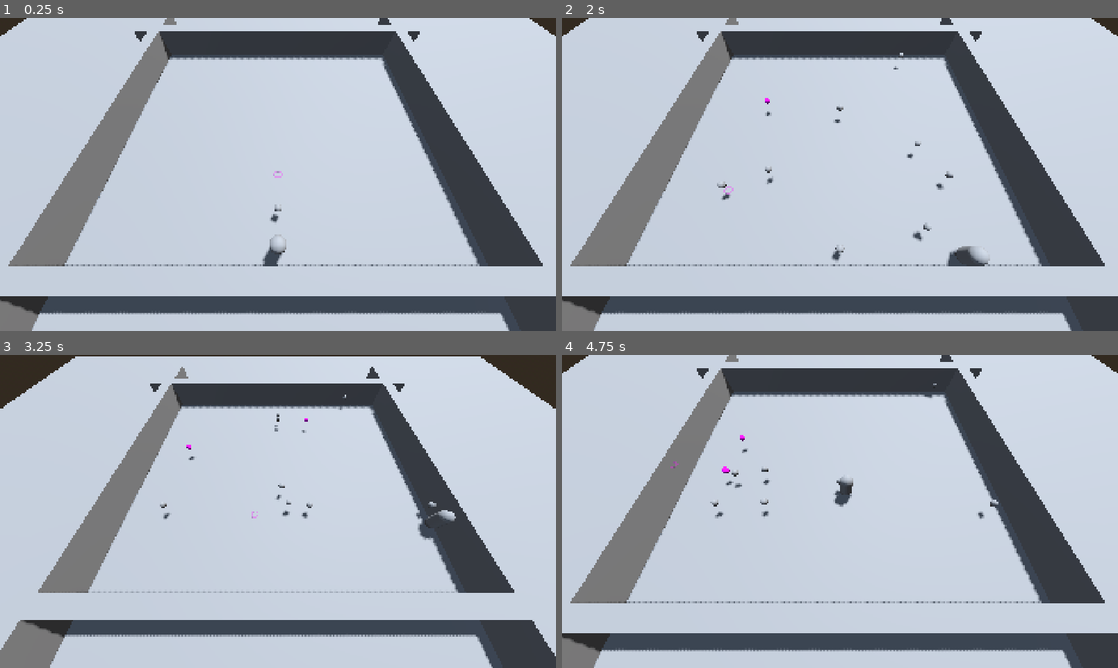
Above: before the commit, frames 1-4 (two rows, left to right).
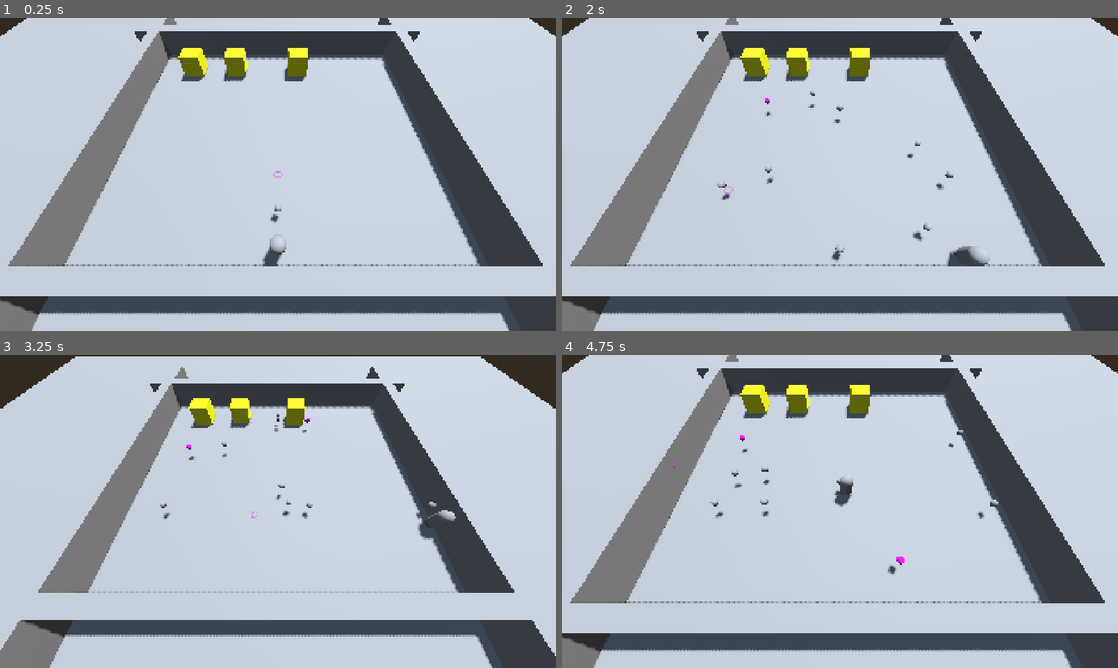
Above: after the commit, the same moments.

Repository: AndyDalaimo/godot_polymorphism_example
Game: Godot game, scene res://scenes/main.tscn
Same seed, same stepped clock (60 frames per second), same inputs: the game is played once before the commit and once after it.
Inputs (mouse positions are in pixels of both pictures, inside the frame that each line leads up to):
- Up to frame 1 (0.25 s): no input
- Up to frame 2 (2 s): tap Enter (ui_accept) at 0.5, 0.77, 1.52 s; move the mouse to (962, 158) at 0.52 s; hold D (Right) 0.53-1.28 s; hold Mouse wheel down (CameraZoomDown) 0.53-1.28 s; click (962, 158) at 0.67 s; move the mouse to (728, 190) at 1.27 s; hold S (Down) from 1.28 s (still down); tap Mouse wheel up (CameraZoomUp) at 1.35 s
- Up to frame 3 (3.25 s): move the mouse to (333, 442) at 2.02 s; release S (Down) at 2.03 s; hold D (Right) 2.03-2.78 s; hold Space (Shoot) 2.03-2.78 s; move the mouse to (250, 574) at 2.77 s; hold W (Up) from 2.78 s (still down); tap Mouse wheel down (CameraZoomDown) at 2.85 s; click (250, 574) at 2.92 s; tap Enter (ui_accept) at 3.02 s
- Up to frame 4 (4.75 s): move the mouse to (1006, 558) at 3.52 s; release W (Up) at 3.53 s; hold Mouse wheel up (CameraZoomUp) 3.53-4.28 s; hold A (Left) from 3.53 s (still down); tap Enter (ui_accept) at 3.77, 4.52 s; move the mouse to (673, 464) at 4.27 s; tap Space (Shoot) at 4.35 s

The runs differ from the first frame. In frame 1, 1.3% of the frame differs, in the area x 32-56%, y 9-21%; in frame 2, 1.3%; in frame 3, 1.1%; in frame 4, 1.4%, in the area x 28-73%, y 9-71%.

Commit message:
Enemy class
Things done:
Health and collision set up for damage

Diff:
--- a/polymorphism-example/project.godot
+++ b/polymorphism-example/project.godot
@@ -76,6 +76,7 @@
 3d_physics/layer_2="Bounds"
 3d_physics/layer_3="Layer 3"
 3d_physics/layer_4="Player"
+3d_physics/layer_5="enemy"
 
 [physics]
 
--- /dev/null
+++ b/polymorphism-example/scenes/enemies/enemy/enemy.tscn
@@ -0,0 +1,39 @@
+[gd_scene format=3 uid="uid://bv6sckggd6l8p"]
+
+[ext_resource type="Script" uid="uid://k88insr8w1ba" path="res://src/enemy.gd" id="1_jlgdt"]
+
+[sub_resource type="BoxMesh" id="BoxMesh_1unhx"]
+size = Vector3(2, 2, 2)
+
+[sub_resource type="StandardMaterial3D" id="StandardMaterial3D_1unhx"]
+albedo_color = Color(1, 1, 0, 1)
+
+[sub_resource type="PhysicsMaterial" id="PhysicsMaterial_1unhx"]
+bounce = 1.2
+
+[sub_resource type="BoxShape3D" id="BoxShape3D_7ytu1"]
+size = Vector3(1.9, 1.9, 1.9)
+
+[sub_resource type="BoxShape3D" id="BoxShape3D_jlgdt"]
+size = Vector3(2.5, 2.5, 2.5)
+
+[node name="Enemy" type="MeshInstance3D" unique_id=195267312]
+mesh = SubResource("BoxMesh_1unhx")
+surface_material_override/0 = SubResource("StandardMaterial3D_1unhx")
+script = ExtResource("1_jlgdt")
+
+[node name="StaticBody3D" type="StaticBody3D" parent="." unique_id=828340360]
+collision_layer = 17
+physics_material_override = SubResource("PhysicsMaterial_1unhx")
+
+[node name="CollisionShape3D" type="CollisionShape3D" parent="StaticBody3D" unique_id=1028938486]
+shape = SubResource("BoxShape3D_7ytu1")
+
+[node name="EnemyCollision" type="Area3D" parent="." unique_id=1014296711]
+collision_layer = 16
+collision_mask = 5
+
+[node name="CollisionShape3D" type="CollisionShape3D" parent="EnemyCollision" unique_id=1477301108]
+shape = SubResource("BoxShape3D_jlgdt")
+
+[connection signal="body_entered" from="EnemyCollision" to="." method="_on_enemy_collision_body_entered"]
--- a/polymorphism-example/scenes/main.tscn
+++ b/polymorphism-example/scenes/main.tscn
@@ -4,6 +4,7 @@
 [ext_resource type="Script" uid="uid://dsbajg1xxa38p" path="res://scenes/player/camera_controller.gd" id="1_sugp2"]
 [ext_resource type="PackedScene" uid="uid://dpcvulalpx3fb" path="res://scenes/world_items/Balls/ball.tscn" id="2_0wfyh"]
 [ext_resource type="PackedScene" uid="uid://btb8jslpn81or" path="res://scenes/world_items/Balls/SpecialBalls/SpecialBall.tscn" id="4_jyhfs"]
+[ext_resource type="PackedScene" uid="uid://bv6sckggd6l8p" path="res://scenes/enemies/enemy/enemy.tscn" id="5_tbgi4"]
 
 [sub_resource type="ProceduralSkyMaterial" id="ProceduralSkyMaterial_sgp6g"]
 
@@ -142,3 +143,12 @@
 transform = Transform3D(1, 0, 0, 0, 0.99999994, 0, 0, 0, 0.99999994, 0, 0, 0)
 mesh = SubResource("TorusMesh_sugp2")
 surface_material_override/0 = SubResource("StandardMaterial3D_jyhfs")
+
+[node name="Enemy" parent="." unique_id=161293638 instance=ExtResource("5_tbgi4")]
+transform = Transform3D(1, 0, 0, 0, 1, 0, 0, 0, 1, -9.180298, 0.9176421, -18.551208)
+
+[node name="Enemy2" parent="." unique_id=1677771705 instance=ExtResource("5_tbgi4")]
+transform = Transform3D(1, 0, 0, 0, 1, 0, 0, 0, 1, -4.539257, 0.9176431, -18.600569)
+
+[node name="Enemy3" parent="." unique_id=707012871 instance=ExtResource("5_tbgi4")]
+transform = Transform3D(1, 0, 0, 0, 1, 0, 0, 0, 1, 2.1434767, 0.9176421, -18.544086)
--- a/polymorphism-example/scenes/world_items/Balls/ball.tscn
+++ b/polymorphism-example/scenes/world_items/Balls/ball.tscn
@@ -11,7 +11,7 @@
 
 [node name="Ball" type="RigidBody3D" unique_id=833958440]
 collision_layer = 4
-collision_mask = 9
+collision_mask = 25
 axis_lock_linear_y = true
 gravity_scale = 0.0
 script = ExtResource("1_oe72a")
--- a/polymorphism-example/src/ball.gd
+++ b/polymorphism-example/src/ball.gd
@@ -6,6 +6,7 @@
 enum BALL_TYPE {DEFAULT, TYPE1, TYPE2}
 
 @export var ball_type: BALL_TYPE
+@export var damage: float = 2.5
 
 var can_shoot: bool = true
 var inventory_index: int = 0
--- /dev/null
+++ b/polymorphism-example/src/enemy.gd
@@ -0,0 +1,26 @@
+class_name Enemy
+extends MeshInstance3D
+
+@export var health: float = 25.0
+
+@onready var enemy_collision: Area3D = $EnemyCollision
+
+# Called when the node enters the scene tree for the first time.
+func _ready() -> void:
+	pass # Replace with function body.
+
+
+# Called every frame. 'delta' is the elapsed time since the previous frame.
+func _process(_delta: float) -> void:
+	pass
+
+
+func _on_enemy_collision_body_entered(body: Node3D) -> void:
+	if body is Ball:
+		print("DO DAMAGE")
+		_damage(body.damage)
+
+func _damage(value: float) -> void:
+	health -= value
+	if health <= 0.0:
+		queue_free()
--- a/polymorphism-example/src/special_ball.gd
+++ b/polymorphism-example/src/special_ball.gd
@@ -12,4 +12,4 @@
 	#pass
 
 func _secondary_shoot() -> void:
-	print("THIS IS THE SECONDARY SHOOT FROM A SPECIALBALL")
+	pass
Not shown, added: polymorphism-example/src/enemy.gd.uid
